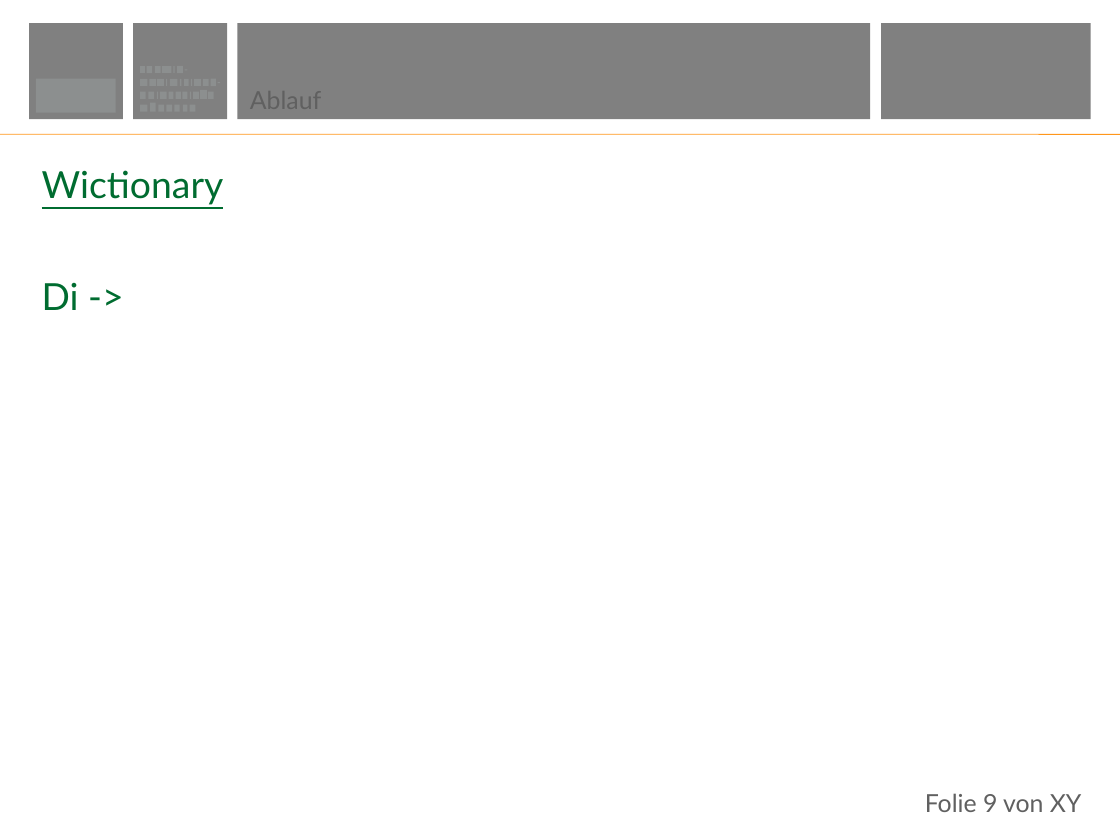
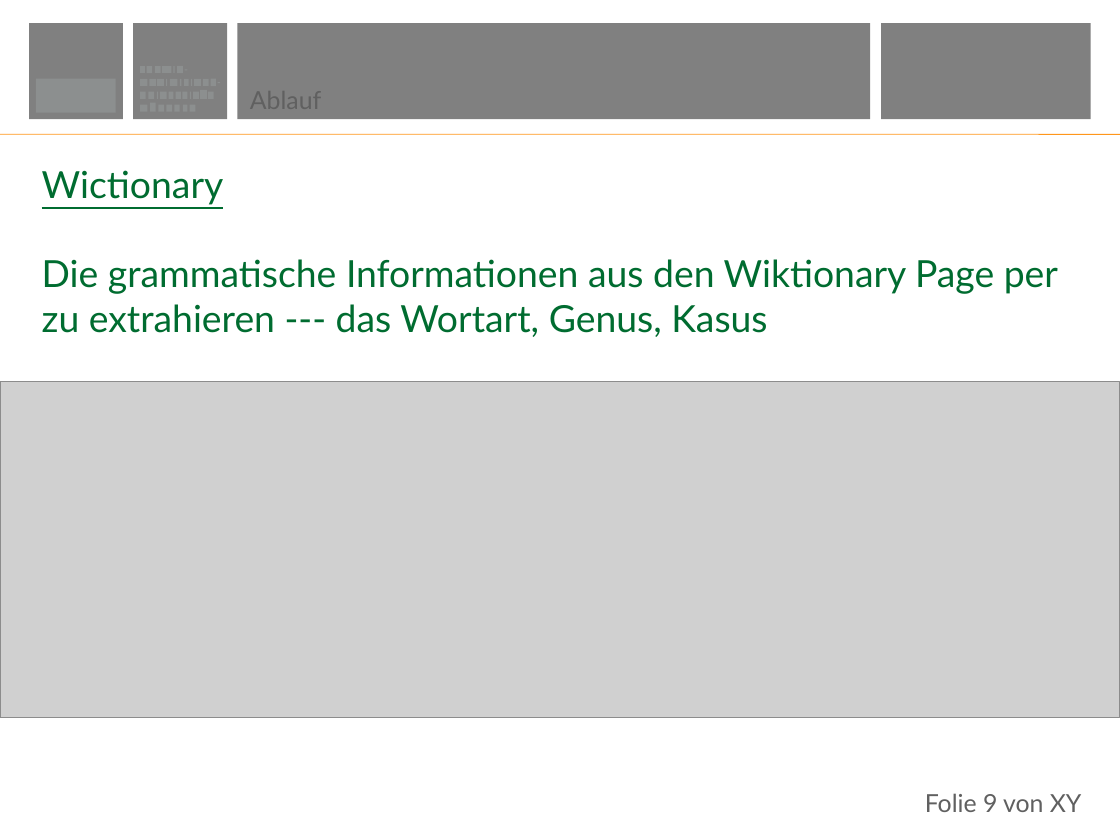
Before and after one commit to MaxEntGirl/wast-master-2018, a slide deck: slide 9 of L_lex/Vortrag.pptx. Drawn at 1120x840 pixels with LibreOffice and Linux fonts; fonts in the diff are those of the drawing; grey boxes stand for pictures; background and template pictures are left out. Boxes give left, top, right and bottom in pixels: in the first picture for what was removed or moved away, otherwise in the second. Text is boxed around its words. In the diff, an @@ line names an element or a change of style, - is before the commit and + after.

```diff
--- a/L_lex/Vortrag.pptx
+++ b/L_lex/Vortrag.pptx
@@ text at (42, 259, 1058, 337): text changed @@
-Di ->
+Die grammatische Informationen aus den Wiktionary Page per zu extrahieren --- das Wortart, Genus, Kasus
@@ picture added at (0, 381, 1120, 717) @@
```
Also in this commit, not shown: 4 slides added.
